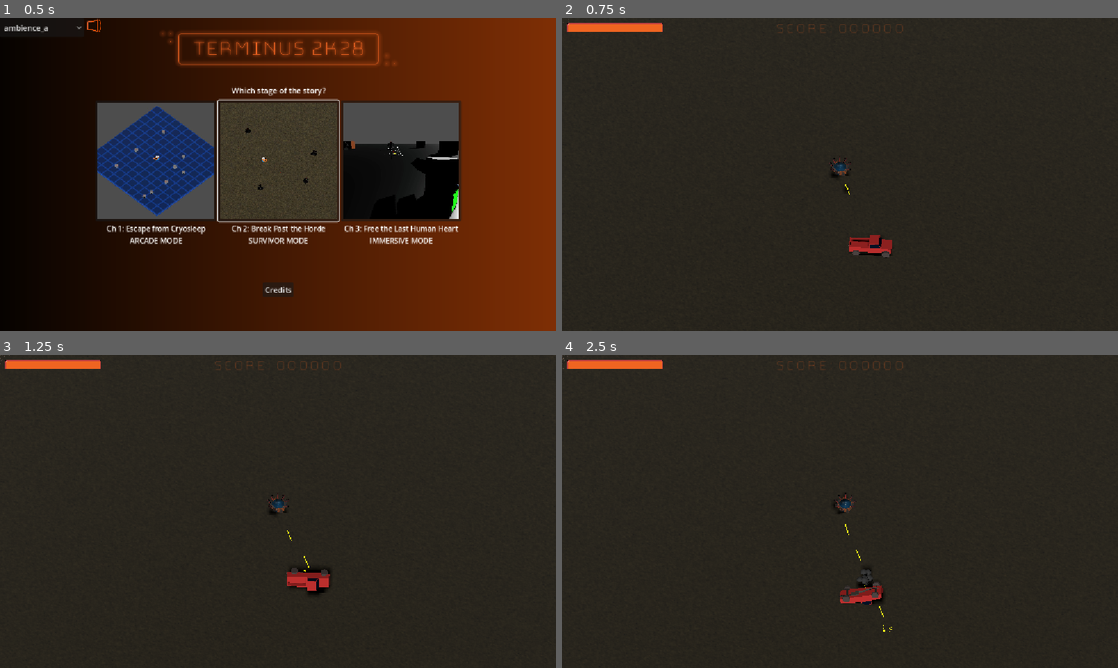
Above: before the commit, frames 1-4 (two rows, left to right).
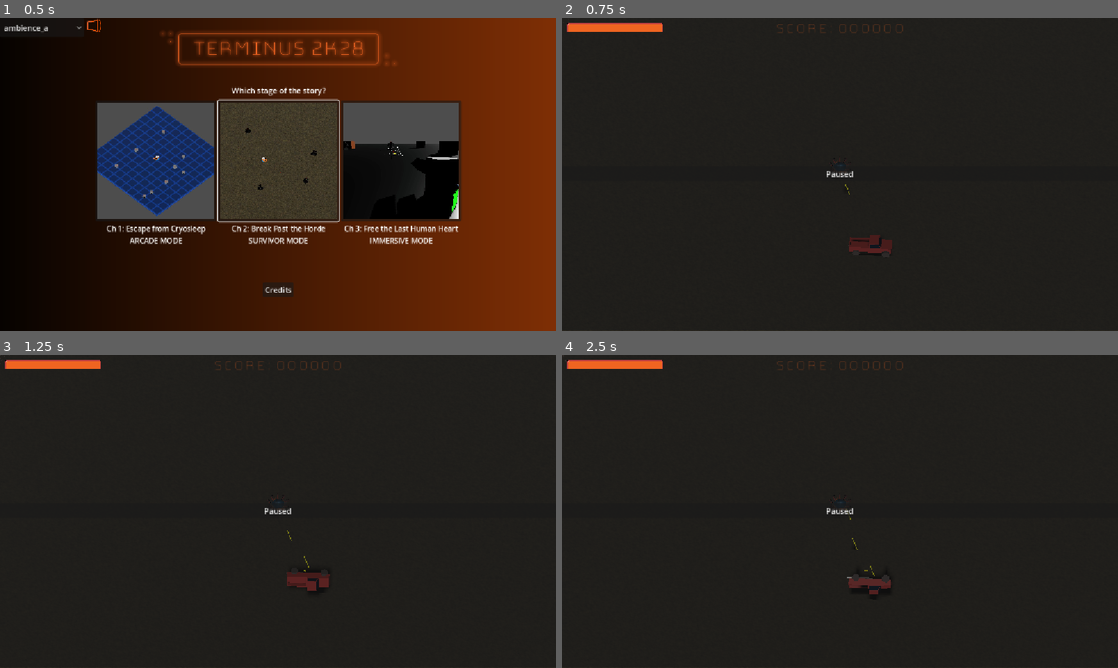
Above: after the commit, the same moments.

Repository: Gamkedo/terminus-2k28
Game: Godot game, scene res://level_menu.tscn
Same seed, same stepped clock (60 frames per second), same inputs: the game is played once before the commit and once after it.
Inputs (mouse positions are in pixels of both pictures, inside the frame that each line leads up to):
- Up to frame 1 (0.5 s): no input
- Up to frame 2 (0.75 s): click (840, 161) at 0.5 s
- Up to frame 3 (1.25 s): no input
- Up to frame 4 (2.5 s): click (840, 511) at 1.25 s, where only the run after the commit has a clickable "Paused"; move the mouse to (962, 495) at 2.02 s; press the mouse at (962, 495) at 2.03 s; hold D (walk_right) from 2.03 s (still down)

Frame 1 is identical in both runs. In frame 2, 0.5% of the frame differs, in the area x 47-60%, y 44-77%; in frame 3, 0.5%; in frame 4, 0.8%, in the area x 0-60%, y 0-89%.

Commit message:
Adds ability to pause by pressing P
Signed-off-by: lydza <lidza.louina@gmail.com>

Diff:
--- a/Scenes - Levels/areaImmersive.tscn
+++ b/Scenes - Levels/areaImmersive.tscn
@@ -15,6 +15,7 @@
 [ext_resource type="PackedScene" uid="uid://bsqax7a47vrc6" path="res://Scenes - UI/game_over.tscn" id="9_n8psh"]
 [ext_resource type="Script" uid="uid://c7pgxg3avlvxo" path="res://Scripts/gameplay/level_manager/enemy_spawner.gd" id="14_rhcrj"]
 [ext_resource type="PackedScene" uid="uid://c4bxgkgn3crmk" path="res://Scenes - Objects/Scenery/truck_scenery.tscn" id="15_l51xd"]
+[ext_resource type="PackedScene" uid="uid://b7muf8h4yxj5" path="res://Scenes - UI/pause_menu.tscn" id="16_m34s3"]
 
 [sub_resource type="Resource" id="Resource_l0x6y"]
 script = ExtResource("3_m34s3")
@@ -254,3 +255,5 @@
 
 [node name="TruckScenery" parent="." unique_id=1339161382 instance=ExtResource("15_l51xd")]
 transform = Transform3D(0.77274066, 0, 0.20705524, 0, 0.8, 0, -0.20705524, 0, 0.77274066, 10, 0, -2)
+
+[node name="PauseMenu" parent="." unique_id=850452313 instance=ExtResource("16_m34s3")]
--- a/Scenes - Levels/areaSurvivor.tscn
+++ b/Scenes - Levels/areaSurvivor.tscn
@@ -15,6 +15,7 @@
 [ext_resource type="PackedScene" uid="uid://bsqax7a47vrc6" path="res://Scenes - UI/game_over.tscn" id="14_ww2x6"]
 [ext_resource type="PackedScene" uid="uid://ciwirkbxqetkg" path="res://Scenes - Objects/enemy_quadcopter.tscn" id="15_ocn12"]
 [ext_resource type="Script" uid="uid://cchqruxds1g4" path="res://Scripts/gameplay/world/survivor_enemy_looper.gd" id="15_v3a74"]
+[ext_resource type="PackedScene" uid="uid://b7muf8h4yxj5" path="res://Scenes - UI/pause_menu.tscn" id="16_ocn12"]
 
 [sub_resource type="StandardMaterial3D" id="StandardMaterial3D_42ddl"]
 albedo_color = Color(0.57, 0.57, 0.57, 1)
@@ -98,3 +99,5 @@
 script = ExtResource("15_v3a74")
 enemy_container = NodePath("../Enemies")
 enemy_list = Array[PackedScene]([ExtResource("7_155sy"), ExtResource("11_vx5xs"), ExtResource("4_hcq85"), ExtResource("15_ocn12")])
+
+[node name="PauseMenu" parent="." unique_id=850452313 instance=ExtResource("16_ocn12")]
